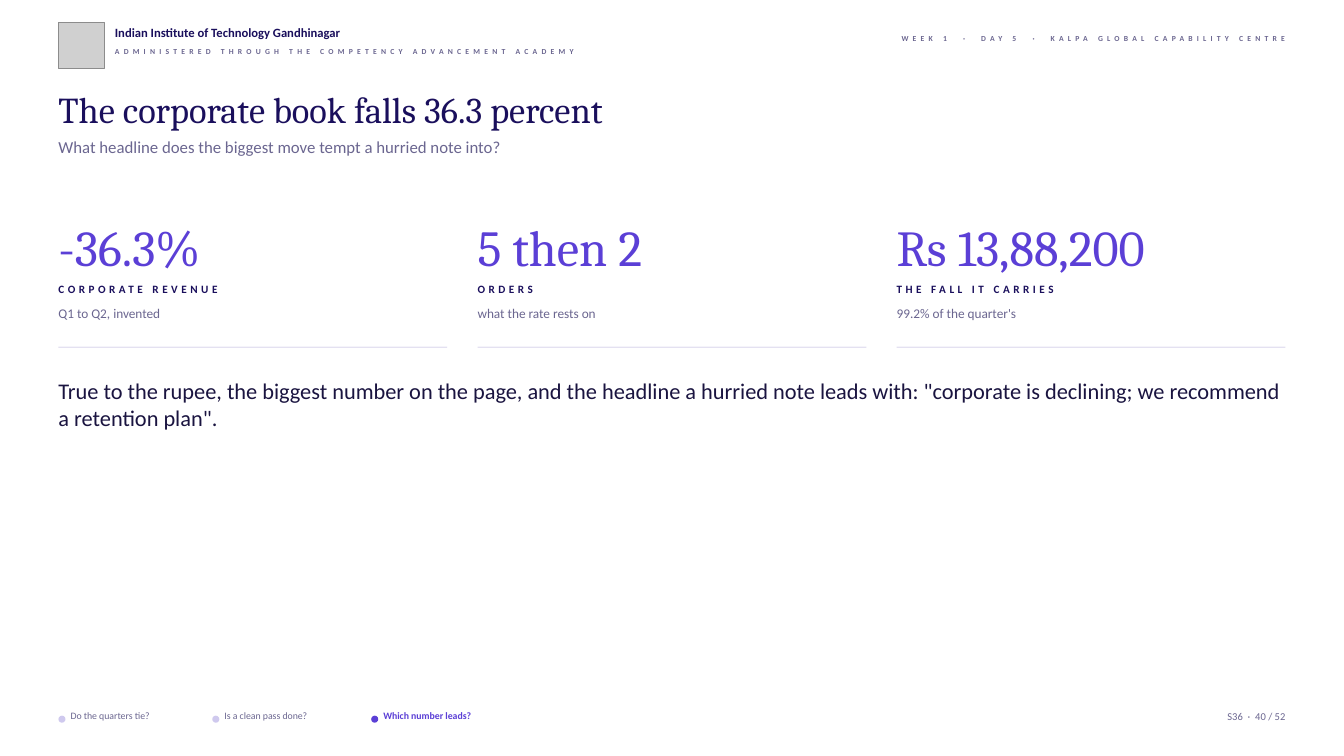
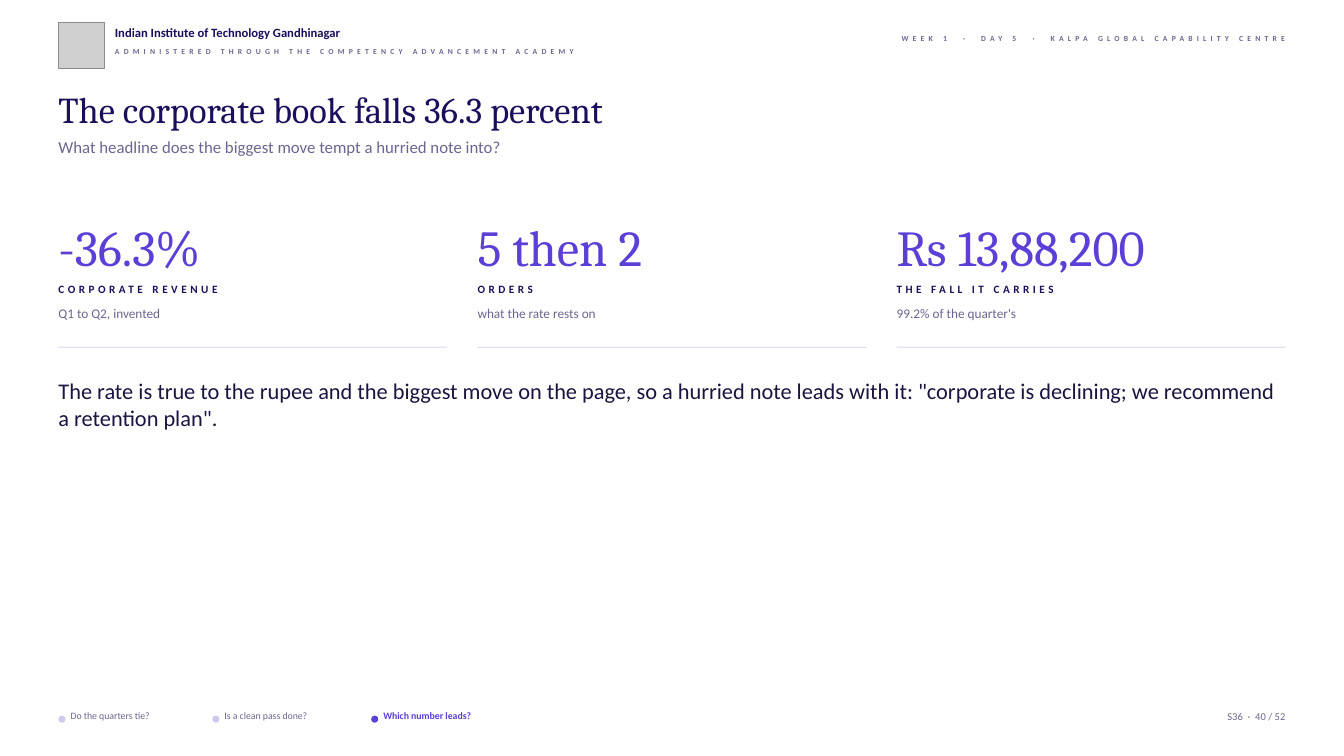
Before and after one commit to fde-academy-lab/c2-content-factory, a slide deck: slide 40 of content/W01/D5/slides/C2_W01_D05_debrief_STUDENT.pptx. Drawn at 1344x756 pixels with LibreOffice and Linux fonts; fonts in the diff are those of the drawing; grey boxes stand for pictures; background and template pictures are left out. Boxes give left, top, right and bottom in pixels: in the first picture for what was removed or moved away, otherwise in the second. Text is boxed around its words. In the diff, an @@ line names an element or a change of style, - is before the commit and + after.

```diff
--- a/content/W01/D5/slides/C2_W01_D05_debrief_STUDENT.pptx
+++ b/content/W01/D5/slides/C2_W01_D05_debrief_STUDENT.pptx
@@ text at (58,383,1274,430): text changed @@
-True to the rupee, the biggest number on the page, and the headline a hurried note leads with: "corporate is declining; we recommend a retention plan".
+The rate is true to the rupee and the biggest move on the page, so a hurried note leads with it: "corporate is declining; we recommend a retention plan".
```
Also in this commit, not shown: 4 other slides changed, 12 other files.
